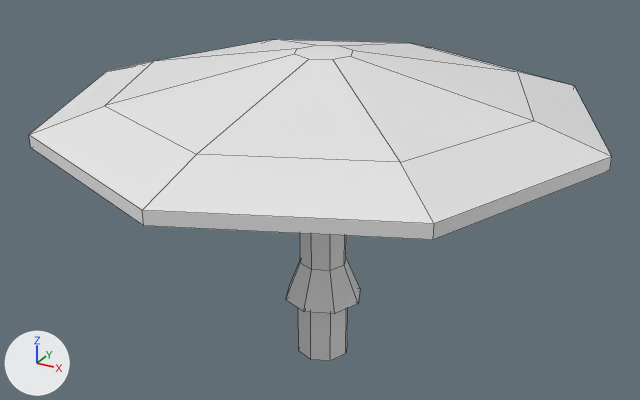
Before and after pictures for a commit that changed the Blender file Blender Assets/blender-assets.blend.
Both versions are drawn from a 50 mm lens placed at (8.71, -16.0, 11.7), pointed at (-0.11, 0.05, 3.67). Every picture has the same lights, and +X, +Y and +Z are marked at lower left. The first picture is the older version. Mesh edges are drawn as thin lines. The same objects are shown in both versions, whatever each file hides.

In view in the first picture: 'SM_Mushroom'.
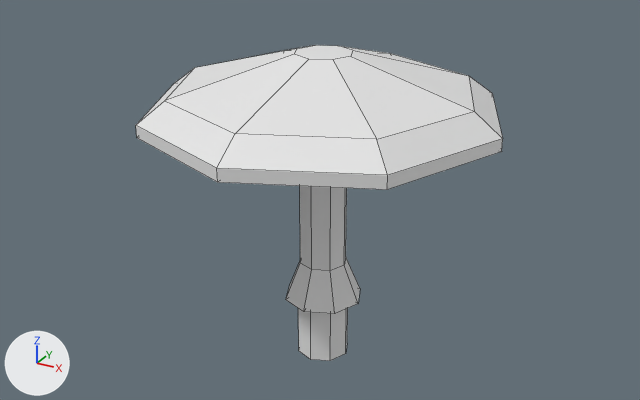
Edits to the scene script, one JSON object a line:
```json
{"block": "me_cylinder_005", "where": "# used by ob_sm_mushroom; location = (0.0, 0.0, -0.13)"}
{"op": "remove", "block": "me_cylinder_005", "code": "me_cylinder_005.from_pydata(...)  # 72 vertices, 66 faces; spans x -6.04..6.04, y -6.04..6.04, z -0.03..7.21"}
{"op": "add", "block": "me_cylinder_005", "code": "me_cylinder_005.from_pydata(...)  # 72 vertices, 66 faces; spans x -3.97..3.97, y -3.97..3.97, z -0.03..7.21"}
{"block": "me_cylinder_005", "change": "me_cylinder_005 part 1: 24 of 72 vertices moved; they spanned x -6.04..6.04, y -6.04..6.04, z 5.72..6.44 and now span x -3.97..3.97, y -3.97..3.97, z 5.72..6.44; mean shift (0.0, 0.0, 0.0); largest move (4.27, 4.27, 5.72) -> (2.81, 2.81, 5.72)"}
```

Location of each change, [x1, y1, x2, y2] in pixels of the pictures (640 x 400 px; the box of a moved part takes in the faces that stretch with it):
```json
{"object": "SM_Mushroom", "change": "reshaped", "before": [29, 39, 612, 361], "after": [136, 45, 503, 361], "on screen": "37% narrower"}
{"part": 1, "of": "me_cylinder_005", "change": "moved or reshaped", "before": [29, 39, 612, 240], "after": [136, 45, 503, 190]}
```
